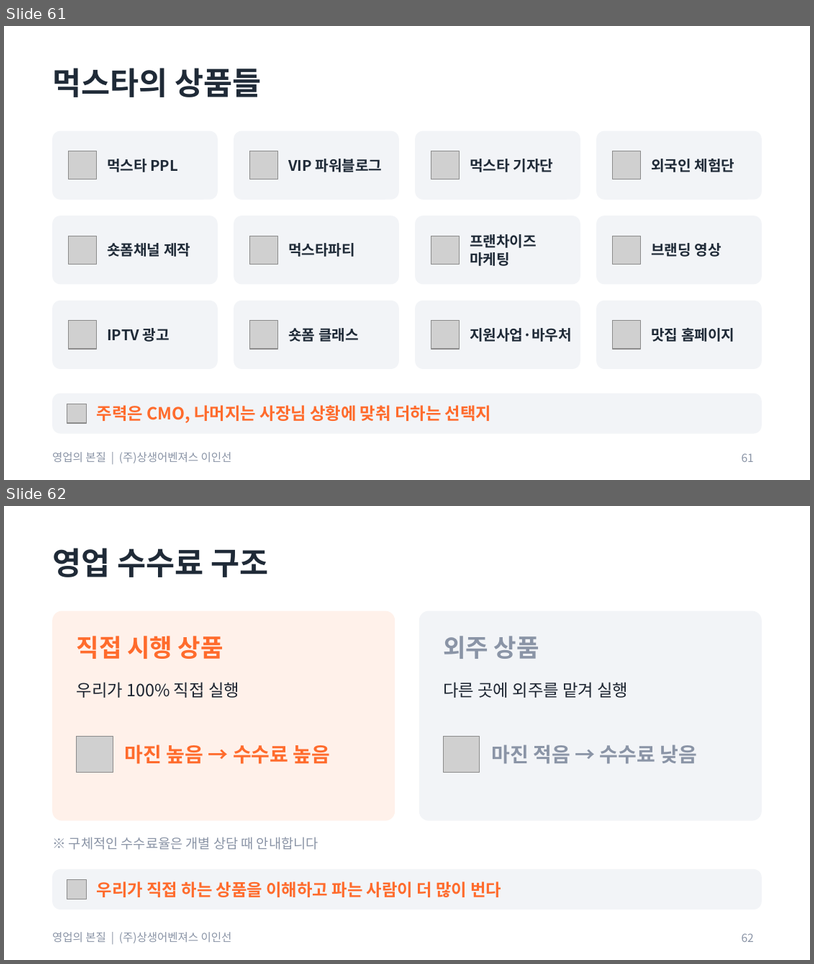
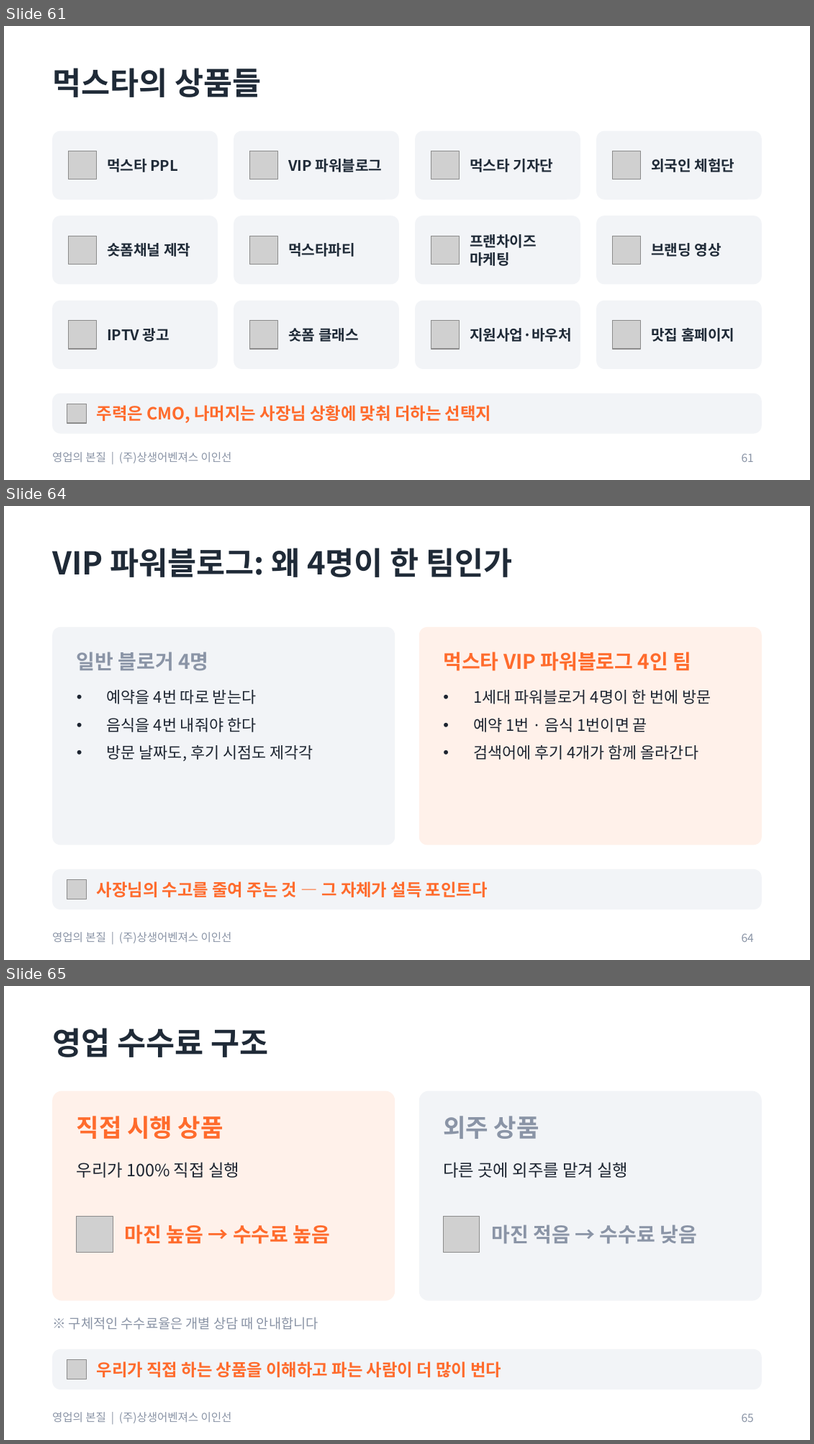
Before and after one commit to aspirinx79-crypto/cmo, a slide deck: docs/sales/영업의_본질_교육자료.pptx. Shown one above the other, each under a label of ours: slides 61 and 62 before the commit, slides 61, 64 and 65 after it; the slides between them are not shown. The pictures are 814x964 and 814x1444 pixels, drawn with LibreOffice and Linux fonts; fonts in the diff are those of the drawing; grey boxes stand for pictures. Boxes give left, top, right and bottom in pixels: in the first picture for what was removed or moved away, otherwise in the second. Text is boxed around its words. In the diff, an @@ line names an element or a change of style, - is before the commit and + after.

```diff
--- a/docs/sales/영업의_본질_교육자료.pptx
+++ b/docs/sales/영업의_본질_교육자료.pptx
@@ slide 64 added at [4, 506, 810, 960], background #FFFFFF; not listed: 1 template element that a slide beside it also shows @@
@@ title added at [52, 548, 513, 577], 28 pt, text #1F2A37, bold @@
+VIP 파워블로그: 왜 4명이 한 팀인가
@@ rounded rectangle added at [52, 627, 395, 844], fill #F2F4F7 @@
@@ rounded rectangle added at [419, 627, 762, 844], fill #FFF1EA @@
@@ text added at [77, 651, 208, 671], 18 pt, text #8A94A6, bold @@
+일반 블로거 4명
@@ text added at [443, 651, 692, 671], 18 pt, text #FF6B2C, bold @@
+먹스타 VIP 파워블로그 4인 팀
@@ text added at [107, 690, 313, 761], 14 pt, text #1C2430 @@
+• 예약을 4번 따로 받는다
+• 음식을 4번 내줘야 한다
+• 방문 날짜도, 후기 시점도 제각각
@@ text added at [473, 690, 711, 759], 14 pt, text #1C2430 @@
+• 1세대 파워블로거 4명이 한 번에 방문
+• 예약 1번 · 음식 1번이면 끝
+• 검색어에 후기 4개가 함께 올라간다
@@ rounded rectangle added at [52, 869, 762, 909], fill #F2F4F7 @@
@@ picture added at [67, 880, 86, 898] @@
@@ text added at [97, 881, 488, 897], 15 pt, text #FF6B2C, bold @@
+사장님의 수고를 줄여 주는 것 — 그 자체가 설득 포인트다
@@ page number added at [742, 933, 754, 942], 10 pt, text #8A94A6 @@
+64
@@ what was slide 62 is now slide 65 @@
@@ page number at [742, 1413, 754, 1422]: text changed @@
-62
+65
```
Also in this commit, not shown: 2 slides changed, 2 other slides added, 2 other files.
